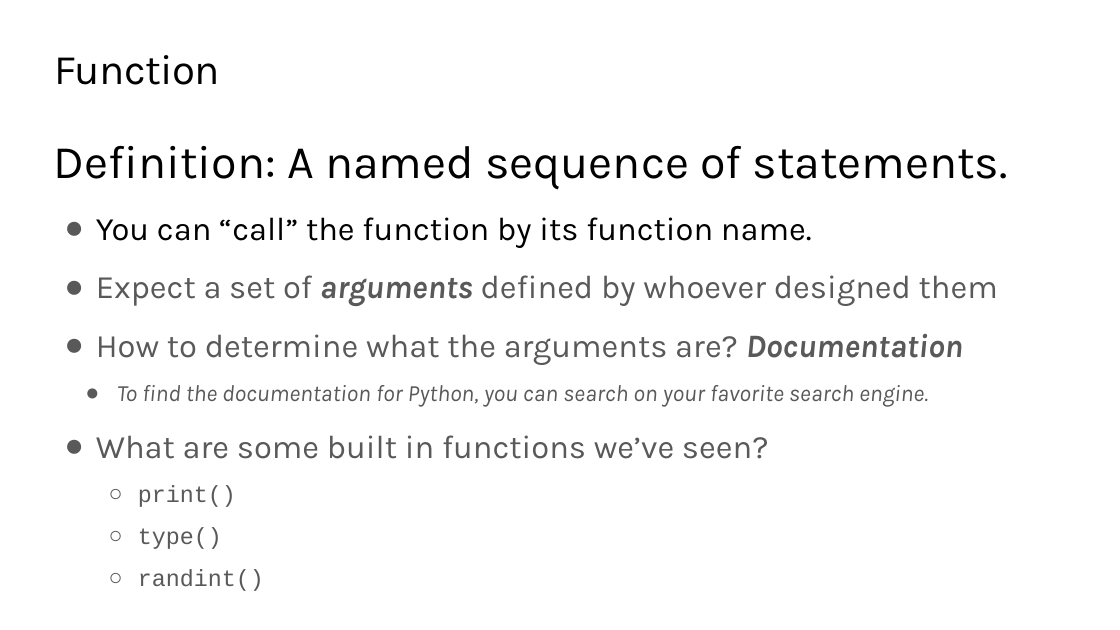
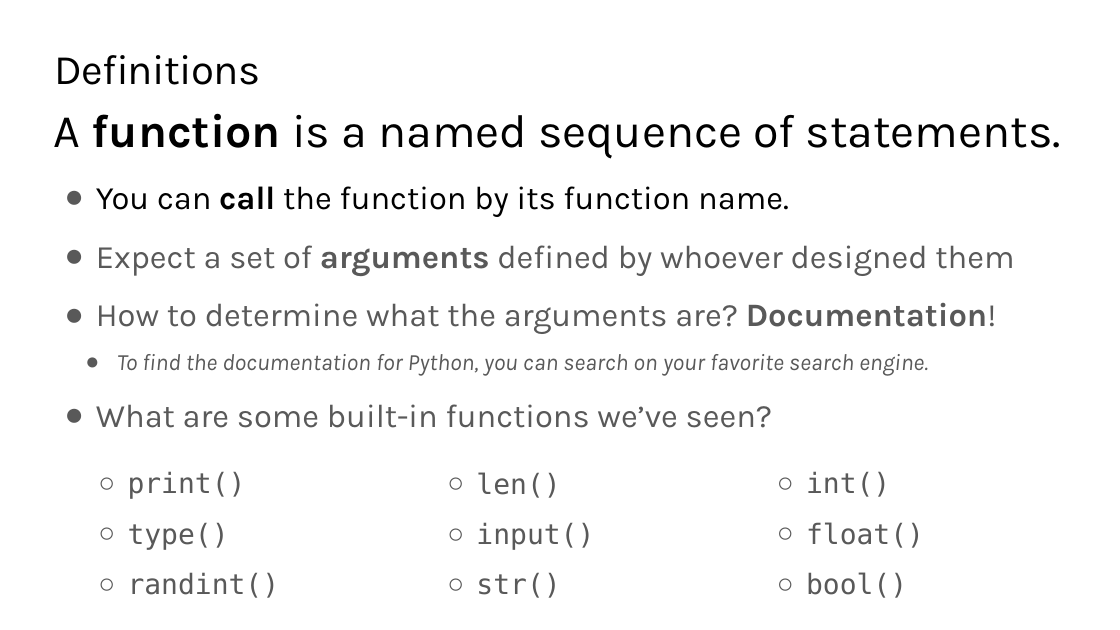
Before and after one commit to TEALSK12/2nd-semester-introduction-to-computer-science, a slide deck: slide 6 of docs/units/3_unit/slidedecks/Intro Python 3.01 TEALS.pptx. Drawn at 1120x630 pixels with LibreOffice and Linux fonts; fonts in the diff are those of the drawing; background and template pictures are left out. Boxes give left, top, right and bottom in pixels: in the first picture for what was removed or moved away, otherwise in the second. Text is boxed around its words. In the diff, an @@ line names an element or a change of style, - is before the commit and + after.

```diff
--- a/docs/units/3_unit/slidedecks/Intro Python 3.01 TEALS.pptx
+++ b/docs/units/3_unit/slidedecks/Intro Python 3.01 TEALS.pptx
@@ title at [54,55,261,85]: text changed @@
-Function
+Definitions
@@ text at [54,113,1061,217]: text changed @@
-Definition: A named sequence of statements.
-● You can “call” the function by its function name.
+A function is a named sequence of statements.
+● You can call the function by its function name.
@@ text "A function is a named ...": place and size @@
-text "A function is a named ..." at [54,146,1008,591]
+text "A function is a named ..." at [54,113,1061,428]
@@ text at [96,245,1014,276]: italic off in "arguments" @@
@@ text at [96,303,996,334]: text changed @@
-● How to determine what the arguments are? Documentation
+● How to determine what the arguments are? Documentation!
@@ text at [96,404,773,428]: text changed @@
-● What are some built in functions we’ve seen?
-  ○ print()
-  ○ type()
-  ○ randint()
+● What are some built-in functions we’ve seen?
@@ text added at [128,471,280,598], 24 pt, text #595959 @@
+  ○ print()
+  ○ type()
+  ○ randint()
@@ text added at [476,472,594,598], 24 pt, text #595959 @@
+  ○ len()
+  ○ input()
+  ○ str()
@@ text added at [806,471,924,598], 24 pt, text #595959 @@
+  ○ int()
+  ○ float()
+  ○ bool()
```
Also in this commit, not shown: 8 other slides changed, 1 slide removed, 18 other files.
